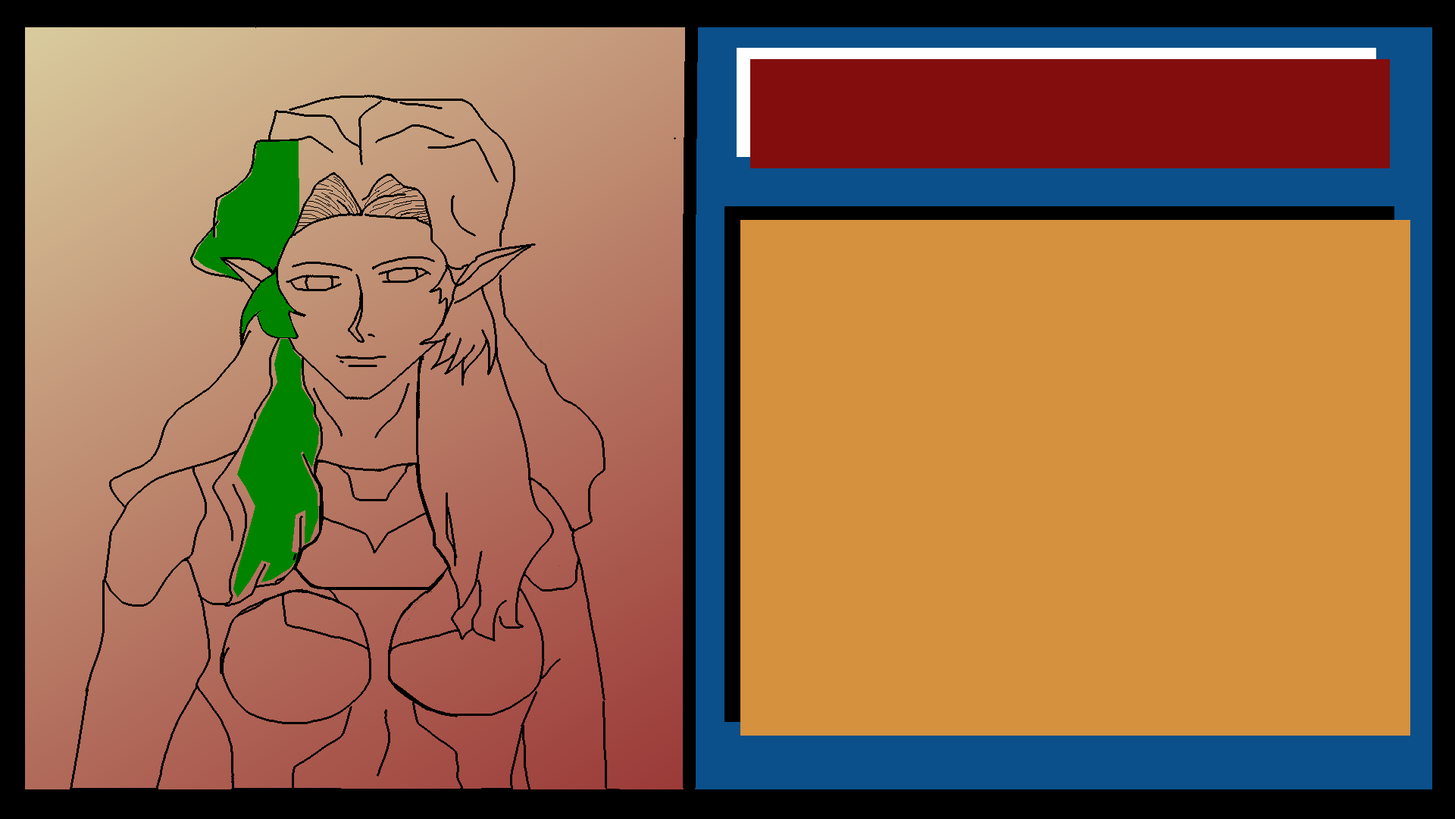
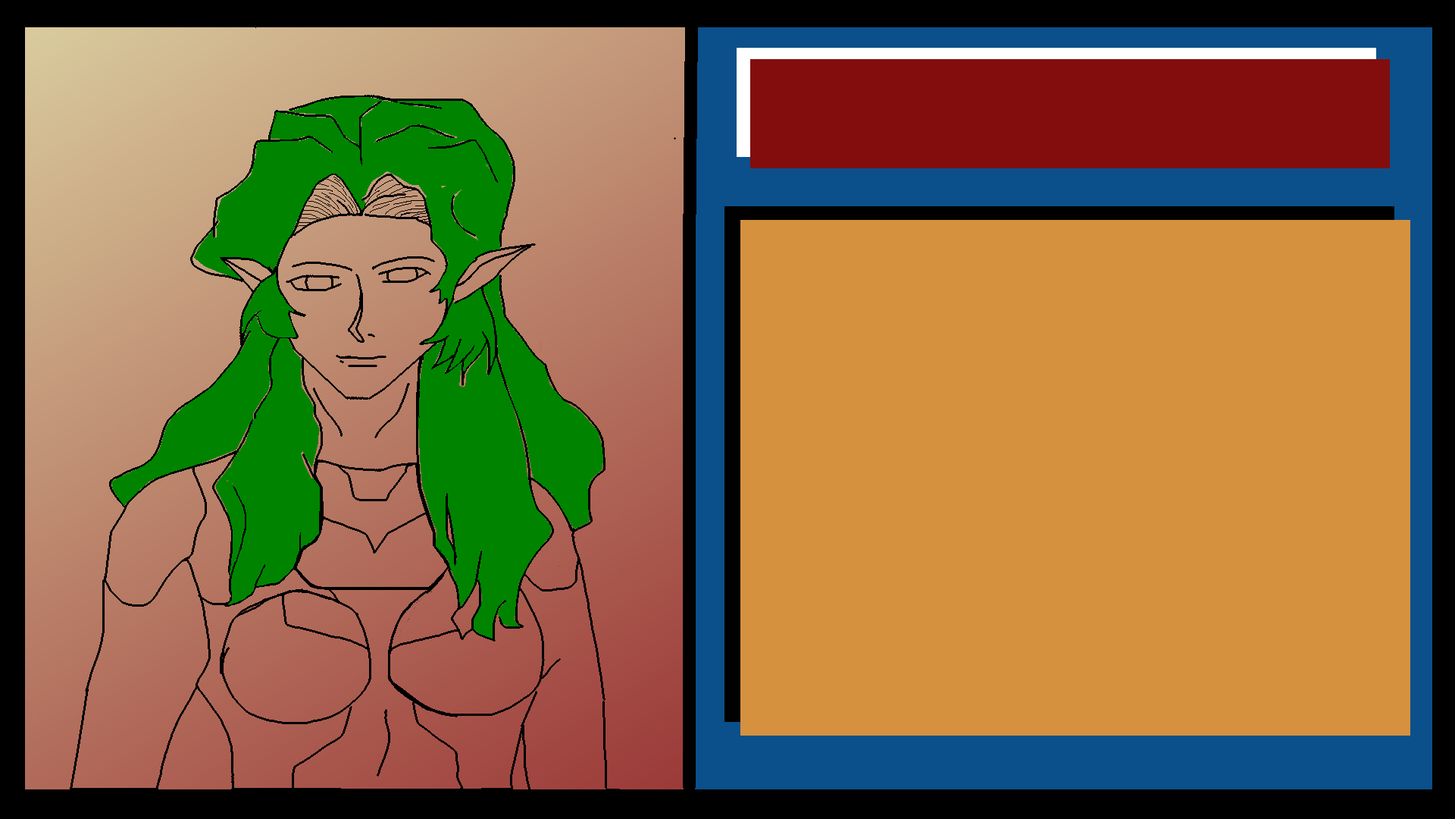
Layers edited between the first and the second w=1455, h=819 image:
painted on "hair" over 111, 97, 604, 639
